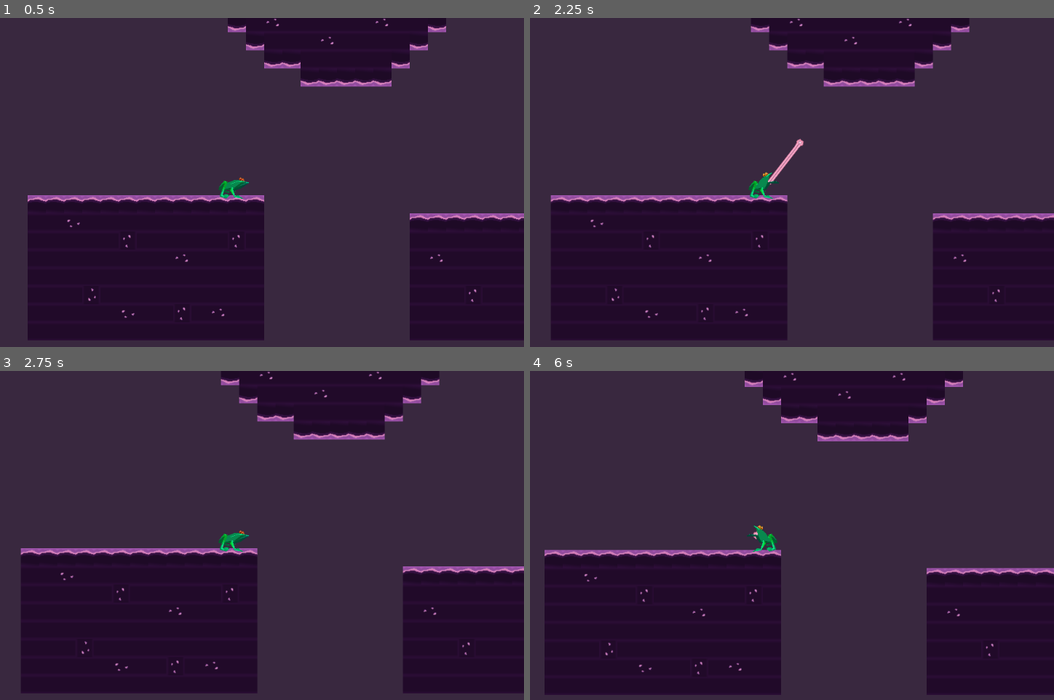
Above: before the commit, frames 1-4 (two rows, left to right).
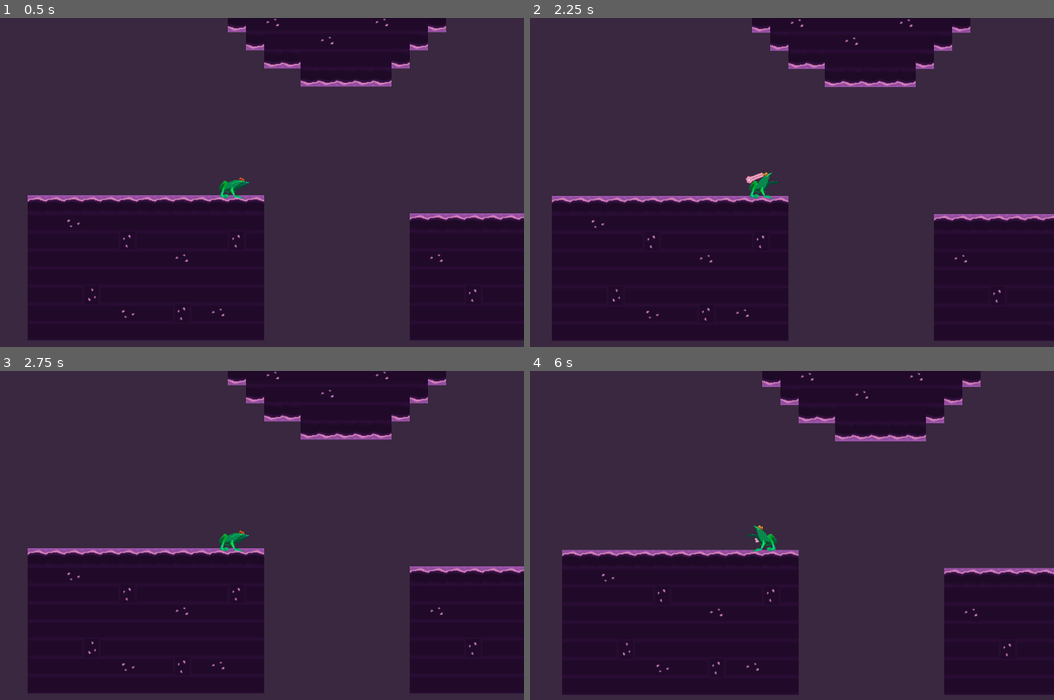
Above: after the commit, the same moments.

Repository: lemonsaurus/slurp-ninja
Game: Godot game, scene res://main.tscn
Two runs of this game, one before a commit and one after it. Both use one fixed random seed, a clock stepped at 60 frames per second and the inputs below.
Inputs (mouse positions are in pixels of both pictures, inside the frame that each line leads up to):
- Up to frame 1 (0.5 s): no input
- Up to frame 2 (2.25 s): tap Enter at 0.5 s; move the mouse to (891, 169) at 0.52 s; click (891, 169) at 0.67 s; move the mouse to (645, 205) at 1.27 s; click (645, 205) at 1.42 s; move the mouse to (823, 113) at 2.02 s; click (823, 113) at 2.17 s
- Up to frame 3 (2.75 s): no input
- Up to frame 4 (6 s): move the mouse to (734, 607) at 2.77 s; click (734, 607) at 2.92 s; move the mouse to (938, 591) at 3.52 s; click (938, 591) at 3.67 s; move the mouse to (587, 489) at 4.27 s; click (587, 489) at 4.42 s; move the mouse to (792, 542) at 5.02 s; click (792, 542) at 5.17 s; tap Space at 5.75 s; move the mouse to (676, 456) at 5.77 s; click (676, 456) at 5.92 s

Frame 1 is identical in both runs. In frame 2, 1.6% of the frame differs, in the area x 3-100%, y 0-99%; in frame 3, 3.5%; in frame 4, 6.3%, in the area x 2-100%, y 0-99%.

Commit message:
Tongue comes out of mouth left and right.
...Except when it comes out the butt.

Diff:
--- a/objects/Player.gd
+++ b/objects/Player.gd
@@ -11,6 +11,8 @@
 var friction_ground = 0.85
 var velocity = Vector2(0,0)
 var tongue_velocity = Vector2(0,0)
+var tongue_position_right = Vector2(4, -13)
+var tongue_position_left = Vector2(-13, -4)
 var is_flipping = false
 var is_initialized = false
 var is_facing_left = false
@@ -29,9 +31,11 @@
 			if click_position.x < 0:
 				$Sprite.flip_h = true
 				self.is_facing_left = true
+				$Tongue.position = tongue_position_left
 			else:
 				$Sprite.flip_h = false
 				self.is_facing_left = false
+				$Tongue.position = tongue_position_right
 
 
 		else:
--- a/objects/Player.tscn
+++ b/objects/Player.tscn
@@ -40,7 +40,7 @@
 friction_air = 0.99
 
 [node name="Tongue" parent="." instance=ExtResource( 3 )]
-position = Vector2( 3.838, -13.012 )
+position = Vector2( 4, -13 )
 rotation = 0.380482
 scale = Vector2( 0.5, 0.5 )
 SPEED = 20
